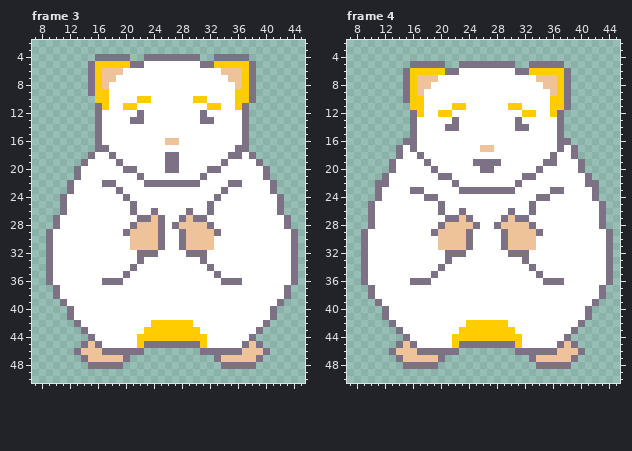
Animated GIF sprite, stored at character/100h_talk.gif. The picture above is the old version.
The file is 110x110 pixels, drawn in blocks of 2x2; one block is one cell here. Shown: frame 3: x 7..45, y 2..50; frame 4: x 7..45, y 2..50. The commit also changed other frames, which this record leaves out.
The result:
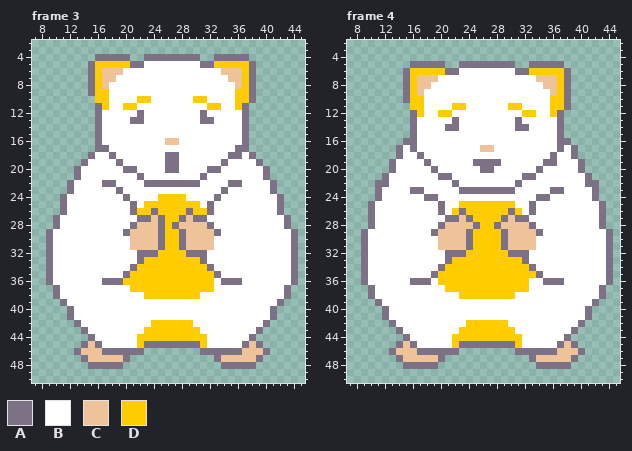
Palette (. is transparent): A #7d7186  B #ffffff  C #eec39a  D #ffcc00
Diff:
Frame 3:
y 24: x 25..28 BBBB -> DDDD
y 25: x 23..30 BBBBBBBB -> DDDDDDDD
y 26: x 22..23 BB -> DD; x 25..28 BBBB -> DDDD; x 30..31 BB -> DD
y 27: x 26..27 BB -> DD
y 28: x 26 B -> D
y 29..31: x 26..27 BB -> DD
y 32: x 25..28 BBBB -> DDDD
y 33: x 23..30 BBBBBBBB -> DDDDDDDD
y 34: x 22..31 BBBBBBBBBB -> DDDDDDDDDD
y 35: x 21..32 BBBBBBBBBBBB -> DDDDDDDDDDDD
y 36: x 20..32 BBBBBBBBBBBBB -> DDDDDDDDDDDDD
y 37: x 21..32 BBBBBBBBBBBB -> DDDDDDDDDDDD
y 38: x 23..30 BBBBBBBB -> DDDDDDDD
Frame 4:
y 25: x 23..30 BBBBBBBB -> DDDDDDDD
y 26: x 22 B -> D; x 24..29 BBBBBB -> DDDDDD; x 31 B -> D
y 27: x 25..28 BBBB -> DDDD
y 28: x 26..27 BB -> DD
y 29..31: x 25..28 BBBB -> DDDD
y 32: x 24..29 BBBBBB -> DDDDDD
y 33: x 22..31 BBBBBBBBBB -> DDDDDDDDDD
y 34: x 21..32 BBBBBBBBBBBB -> DDDDDDDDDDDD
y 35: x 20..33 BBBBBBBBBBBBBB -> DDDDDDDDDDDDDD
y 36: x 20..32 BBBBBBBBBBBBB -> DDDDDDDDDDDDD
y 37: x 21..32 BBBBBBBBBBBB -> DDDDDDDDDDDD
y 38: x 23..30 BBBBBBBB -> DDDDDDDD
